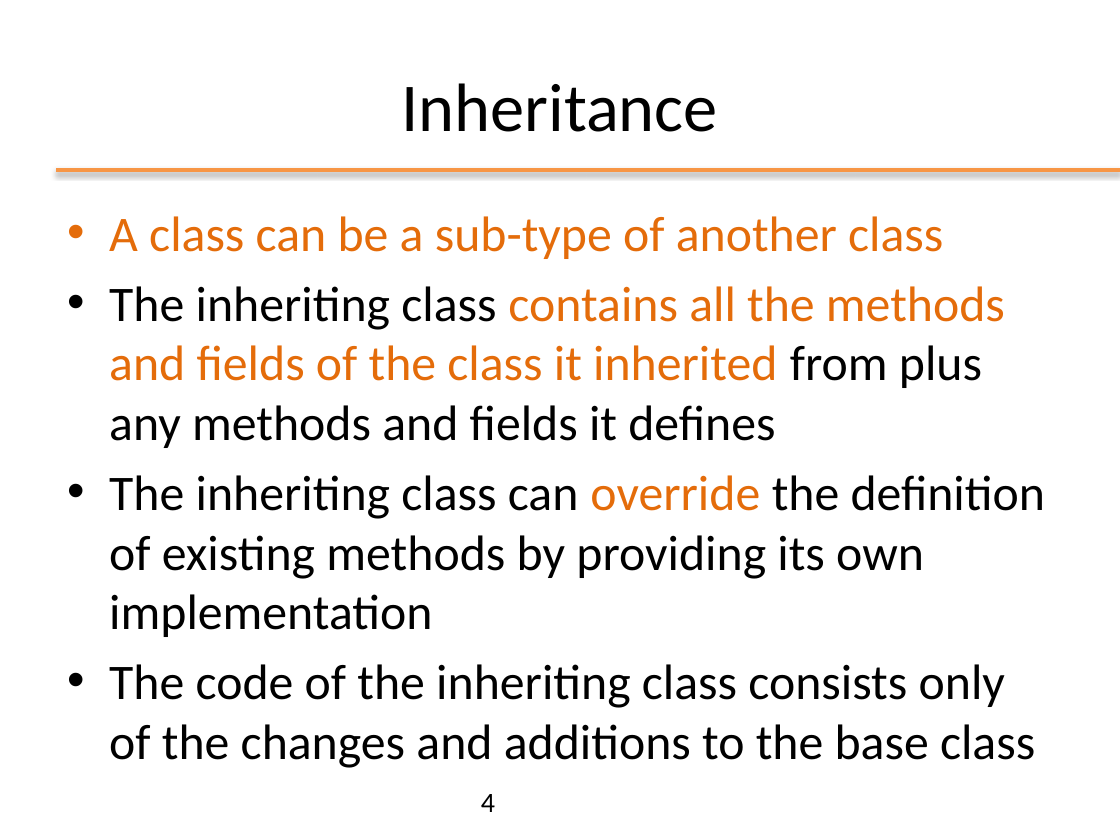
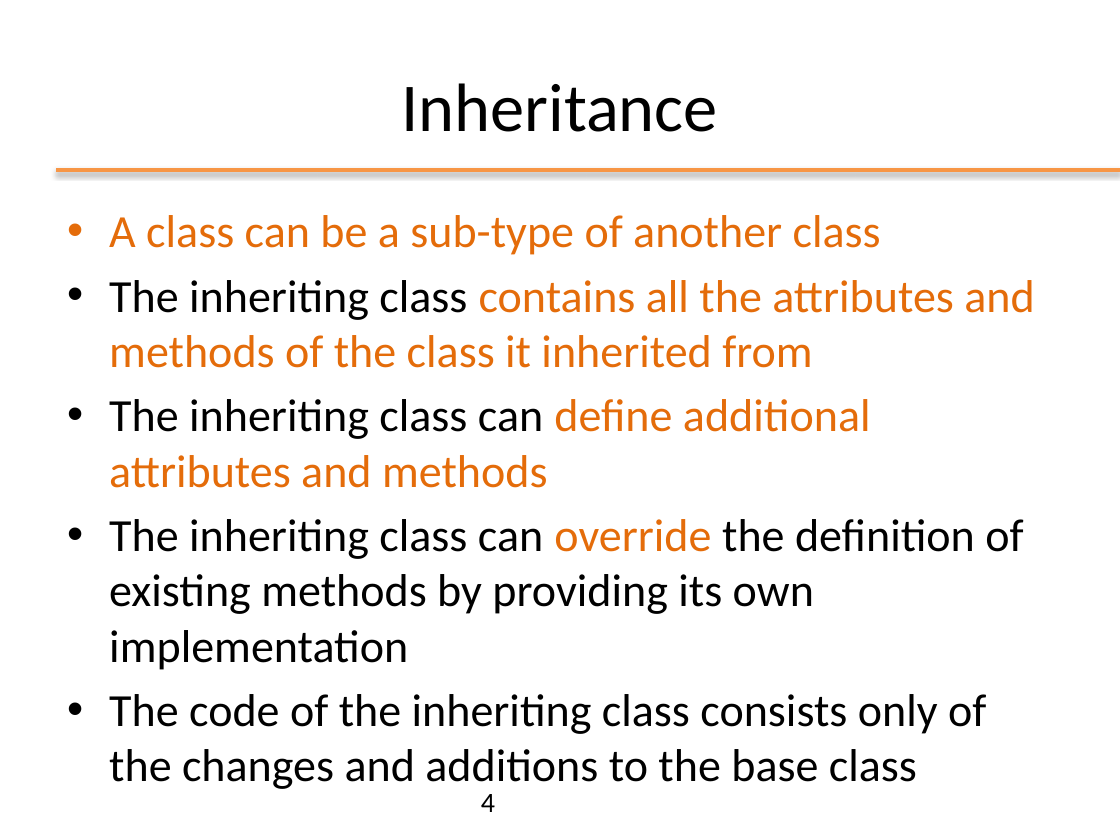
Before and after one commit to matt498/ooprogramming, a slide deck: slide 4 of slides/ppt/03_OOP_Inheritance.pptx. Drawn at 1120x840 pixels with LibreOffice and Linux fonts; fonts in the diff are those of the drawing; background and template pictures are left out. Boxes give left, top, right and bottom in pixels: in the first picture for what was removed or moved away, otherwise in the second. Text is boxed around its words. In the diff, an @@ line names an element or a change of style, - is before the commit and + after.

```diff
--- a/slides/ppt/03_OOP_Inheritance.pptx
+++ b/slides/ppt/03_OOP_Inheritance.pptx
@@ text at [109,215,1023,789]: size 32 to 29.6 pt in "A class can be a sub-type of ...", "The inheriting class can override the definition ...", "The code of the inheriting class consists ..." @@
@@ text at [109,280,1034,488]: text changed; size 32 to 29.6 pt; text colour #000000 to #E46C0A @@
-• The inheriting class contains all the methods and fields of the class it inherited from plus any methods and fields it defines
+• The inheriting class contains all the attributes and methods of the class it inherited from
+• The inheriting class can define additional attributes and methods
```
Also in this commit, not shown: 25 other slides changed, 1 slide added, 1 slide removed, 6 other files.
